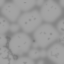
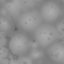
Revision of a layered w=64, h=64 image; what changed, layer by layer:
added layer "Color copy #1" (36%) in group "Layer Group" over bbox(0, 0, 64, 64)
hid "Color copy" over bbox(0, 0, 64, 64)
